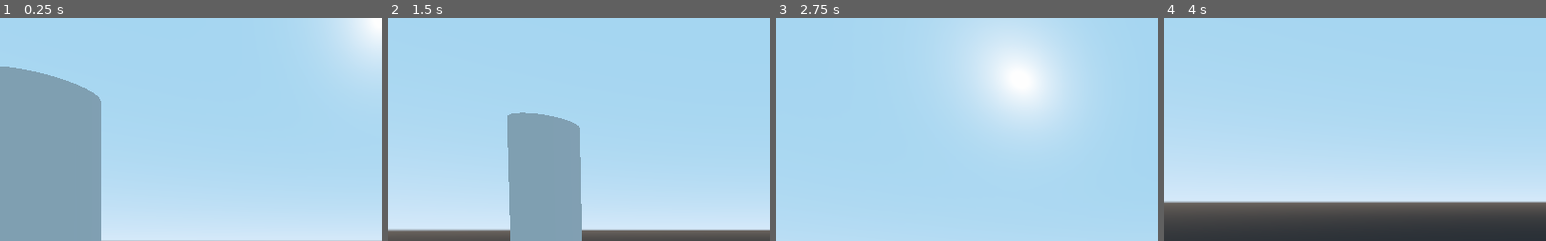
Above: before the commit, frames 1-4 (left to right).
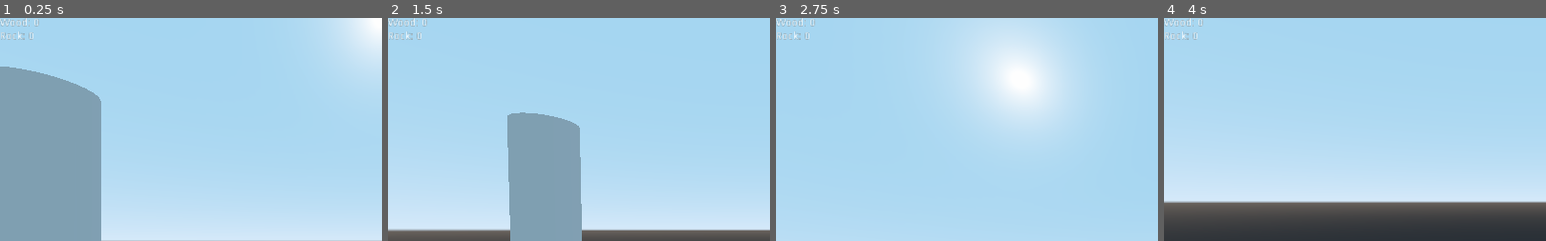
Above: after the commit, the same moments.

Repository: Xwilarg/BearJam
Game: Godot game, scene res://Scenes/Main.tscn
Same seed, same stepped clock (60 frames per second), same inputs: the game is played once before the commit and once after it.
Inputs (mouse positions are % of the whole screen's width and height, from its top left):
- Up to frame 1 (0.25 s): no input
- Up to frame 2 (1.5 s): tap Enter at 0.5 s; move the mouse to (55, 50) at 0.52 s; hold Space (action_spacebar, bound only after the commit) 0.53-1.28 s; hold W (forward) from 0.53 s (still down); move the mouse to (45, 50) at 1.27 s; tap Space (action_spacebar, bound only after the commit) at 1.35 s
- Up to frame 3 (2.75 s): keep holding W (forward); move the mouse to (52, 48) at 2.02 s; hold Space (action_spacebar, bound only after the commit) from 2.03 s (still down)
- Up to frame 4 (4 s): keep holding W (forward); move the mouse to (49, 52) at 2.77 s; release Space (action_spacebar, bound only after the commit) at 2.78 s; tap Space (action_spacebar, bound only after the commit) at 2.85 s; tap Enter at 3.5 s; move the mouse to (57, 51) at 3.52 s; hold Space (action_spacebar, bound only after the commit) from 3.53 s (still down)
The pictures show only the part of the screen within x 0-50%, y 0-50%; the shares and areas given below are measured in that part.

The runs differ from the first frame. In frame 1, 0.3% of the frame differs, in the area x 0-11%, y 0-10%; in frame 2, 0.3%; in frame 3, 0.3%; in frame 4, 0.3%.

Commit message:
Add ability to cut tree down

Diff:
--- a/Prefabs/Player.tscn
+++ b/Prefabs/Player.tscn
@@ -33,3 +33,22 @@
 margin_bottom = 14.0
 align = 1
 valign = 1
+
+[node name="Inventory" type="Control" parent="."]
+margin_right = 40.0
+margin_bottom = 40.0
+
+[node name="VBoxContainer" type="VBoxContainer" parent="Inventory"]
+margin_right = 40.0
+margin_bottom = 40.0
+
+[node name="WoodLabel" type="Label" parent="Inventory/VBoxContainer"]
+margin_right = 53.0
+margin_bottom = 14.0
+text = "Wood: 0"
+
+[node name="RockLabel" type="Label" parent="Inventory/VBoxContainer"]
+margin_top = 18.0
+margin_right = 53.0
+margin_bottom = 32.0
+text = "Rock: 0"
--- a/Prefabs/Squirrel.tscn
+++ b/Prefabs/Squirrel.tscn
@@ -14,7 +14,6 @@
 script = ExtResource( 1 )
 
 [node name="CollisionShape" type="CollisionShape" parent="."]
-transform = Transform( 1, 0, 0, 0, 1, 0, 0, 0, 1, 0, 0, 0 )
 shape = SubResource( 5 )
 
 [node name="MeshInstance" type="MeshInstance" parent="CollisionShape"]
--- a/Scripts/Player.gd
+++ b/Scripts/Player.gd
@@ -5,9 +5,20 @@
 var xSens = -1.0
 var label: Object
 
+var objTarget: Object
+
+var actionCounter = 0
+var objLabels : Array
+var resources : Array
+var labelText: Array
+
+
 func _ready():
 	Input.set_mouse_mode(Input.MOUSE_MODE_CAPTURED)
 	label = get_node("Label")
+	objLabels = [ $Inventory/VBoxContainer/WoodLabel, $Inventory/VBoxContainer/RockLabel ]
+	resources = [ 0, 0 ]
+	labelText = [ "Wood: ", "Rock: " ]
 
 func _physics_process(delta):
 	var x = 0
@@ -29,9 +40,27 @@
 	if target:
 		if target.name == "Tree":
 			label.show()
-			label.set_text("Press E")
+			label.set_text("Spam Spacebar")
+			objTarget = target
+			if Input.is_action_pressed("action_spacebar"):
+				actionCounter += 1
+				if actionCounter == 20:
+					objTarget.free()
+					reset()
+					updateUI()
+		else:
+			reset()
 	else:
-		label.hide();
+		reset()
+
+func updateUI():
+	for i in resources.size():
+		objLabels[i].text = labelText[i] + str(resources[i])
+
+func reset():
+	label.hide()
+	objTarget = null
+	actionCounter = 0
 
 func _input(event):
 	if event is InputEventMouseMotion:
--- a/project.godot
+++ b/project.godot
@@ -40,6 +40,11 @@
 "events": [ Object(InputEventKey,"resource_local_to_scene":false,"resource_name":"","device":0,"alt":false,"shift":false,"control":false,"meta":false,"command":false,"pressed":false,"scancode":0,"physical_scancode":68,"unicode":0,"echo":false,"script":null)
  ]
 }
+action_spacebar={
+"deadzone": 0.5,
+"events": [ Object(InputEventKey,"resource_local_to_scene":false,"resource_name":"","device":0,"alt":false,"shift":false,"control":false,"meta":false,"command":false,"pressed":false,"scancode":0,"physical_scancode":32,"unicode":0,"echo":false,"script":null)
+ ]
+}
 
 [physics]
 
